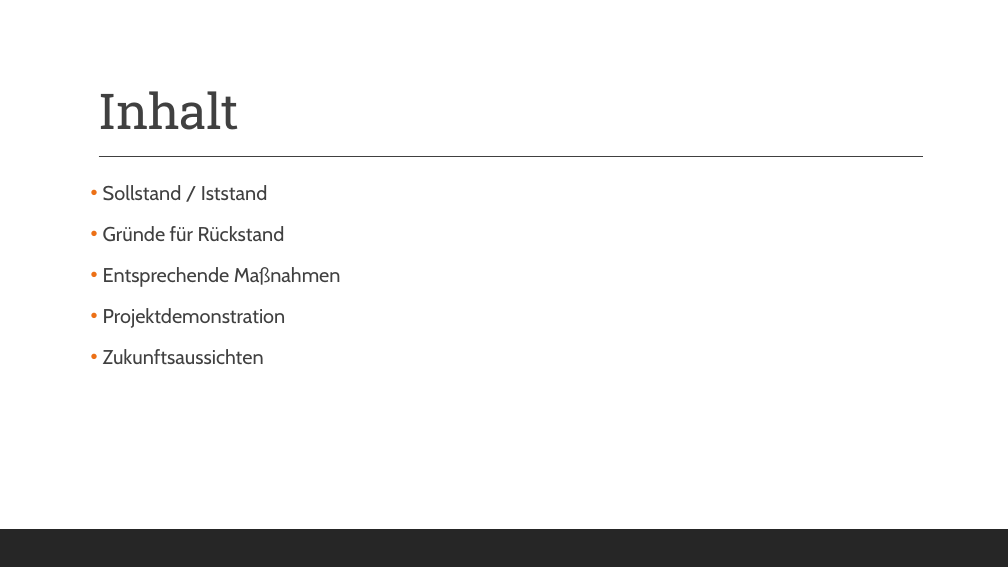
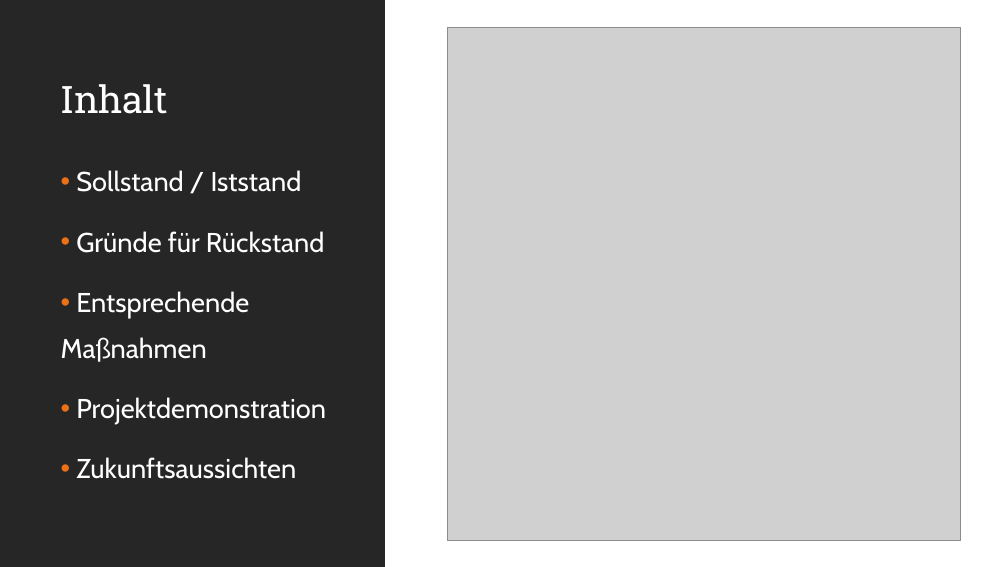
Before and after one commit to jonasaberger/EscapeTheLore, a slide deck: slide 3 of Docs/11_Zwischenpräsentation.pptx. Drawn at 1008x567 pixels with LibreOffice and Linux fonts; fonts in the diff are those of the drawing; grey boxes stand for pictures. Boxes give left, top, right and bottom in pixels: in the first picture for what was removed or moved away, otherwise in the second. Text is boxed around its words. In the diff, an @@ line names an element or a change of style, - is before the commit and + after.

```diff
--- a/Docs/11_Zwischenpräsentation.pptx
+++ b/Docs/11_Zwischenpräsentation.pptx
@@ rectangle added at (0, 0, 385, 567), fill #262626 @@
@@ picture added at (448, 27, 960, 540) @@
@@ title "Inhalt": place and size @@
-title "Inhalt" at (98, 91, 239, 130)
+title "Inhalt" at (61, 84, 168, 114)
@@ title "Inhalt" at (61, 84, 168, 114): size 47 to 36 pt, text colour #404040 to #FFFFFF @@
@@ text "Sollstand / Iststand": place and size @@
-text "Sollstand / Iststand" at (103, 185, 341, 364)
+text "Sollstand / Iststand" at (61, 170, 326, 479)
@@ text "Sollstand / Iststand" at (61, 170, 326, 479): size 19 to 25.9 pt, text colour #404040 to #FFFFFF; indent changed; line spacing 1.1 to 1.4 @@
@@ line removed from (99, 157) to (923, 157) @@
@@ rectangle removed at (0, 529, 1008, 567) @@
```
Also in this commit, not shown: 3 other slides changed, 2 other files.
